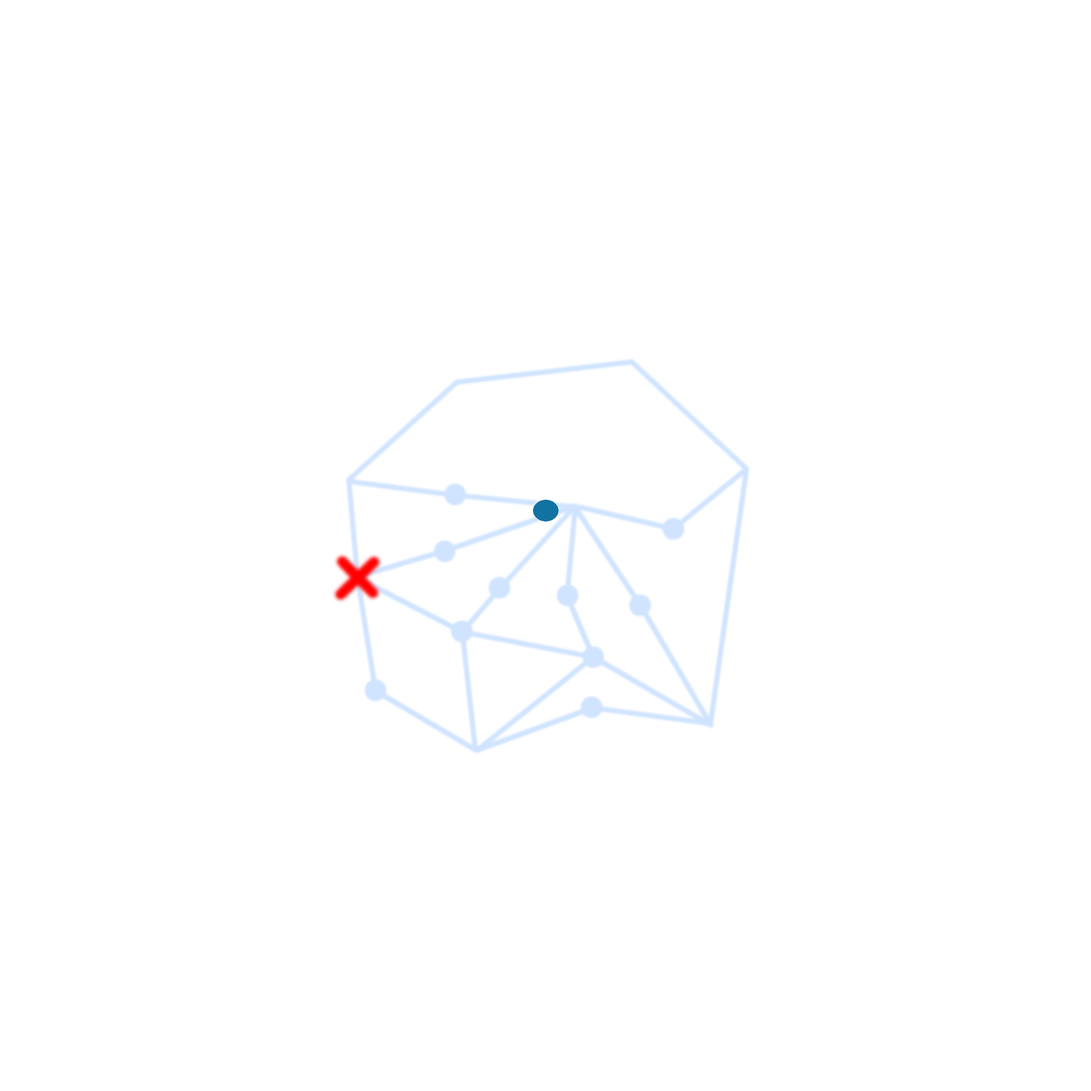
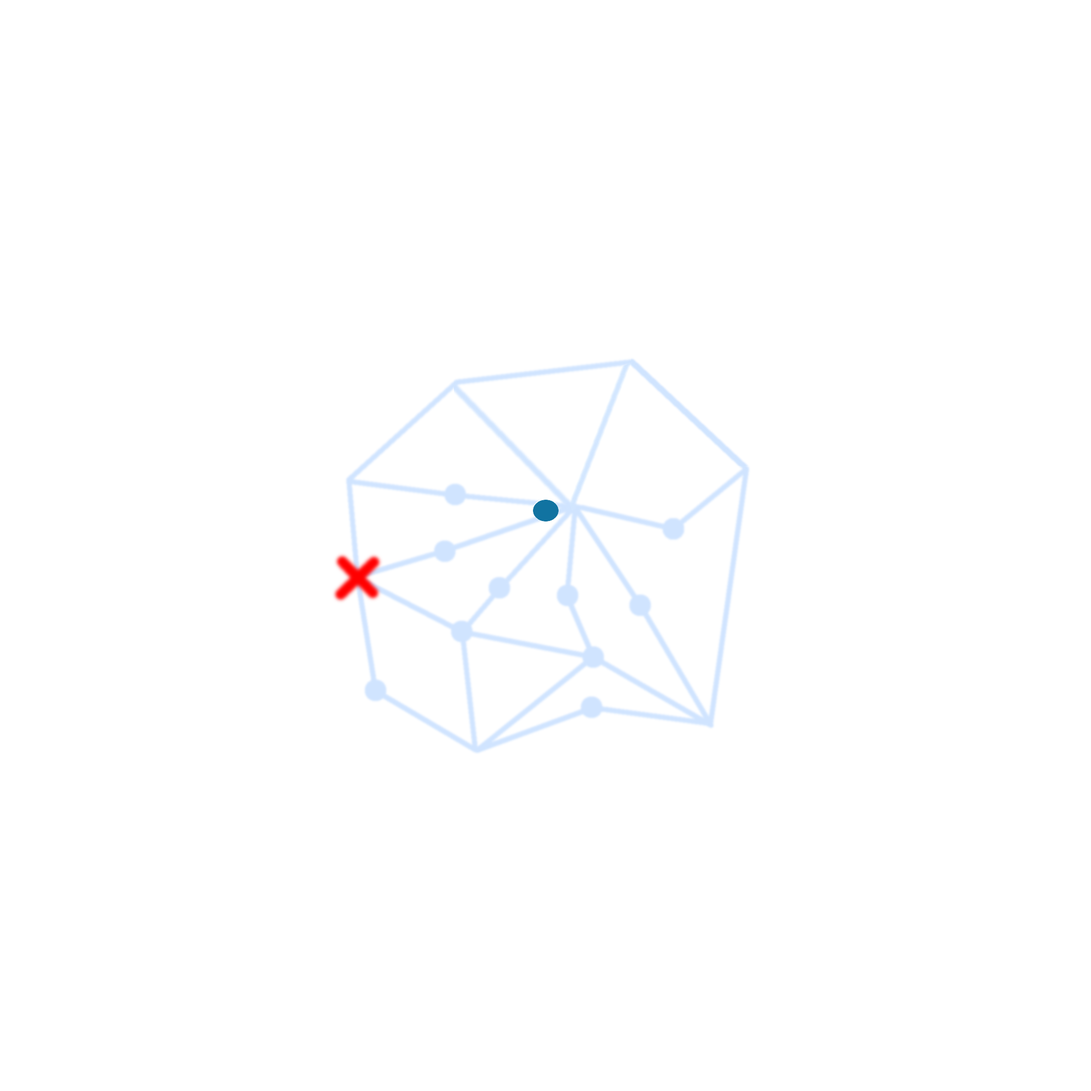
The second w=1091, h=1091 image is a revision of the first. Changes to its layers:
added layer "Pasted Layer" above "lake" over 568, 364, 633, 511
painted on "paths" over 454, 358, 750, 510
